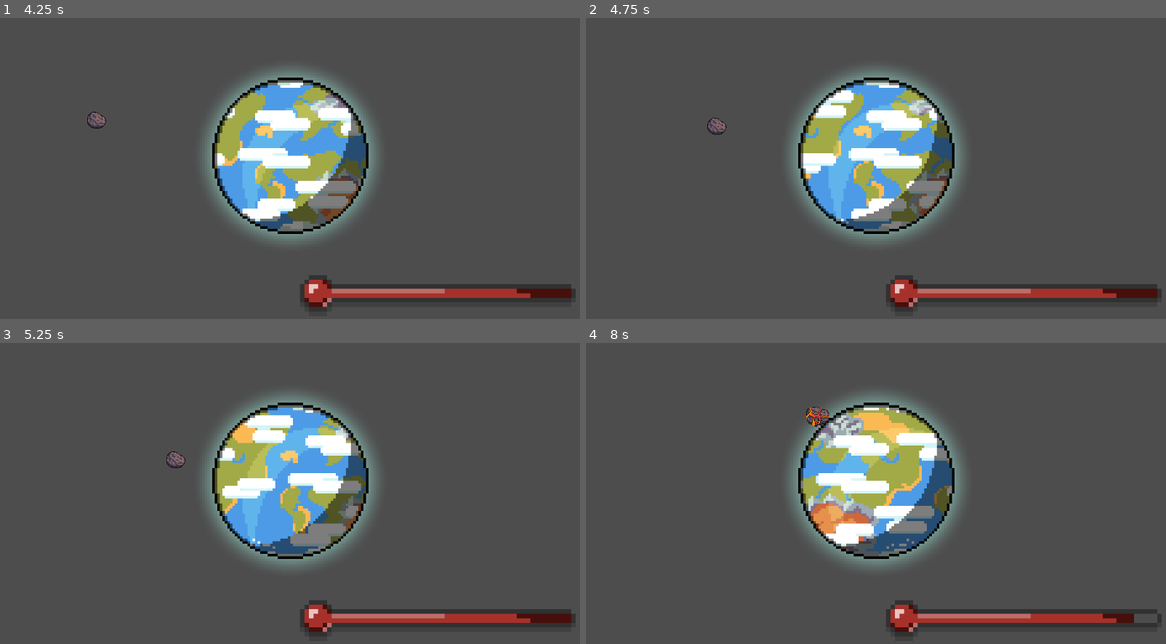
Above: before the commit, frames 1-4 (two rows, left to right).
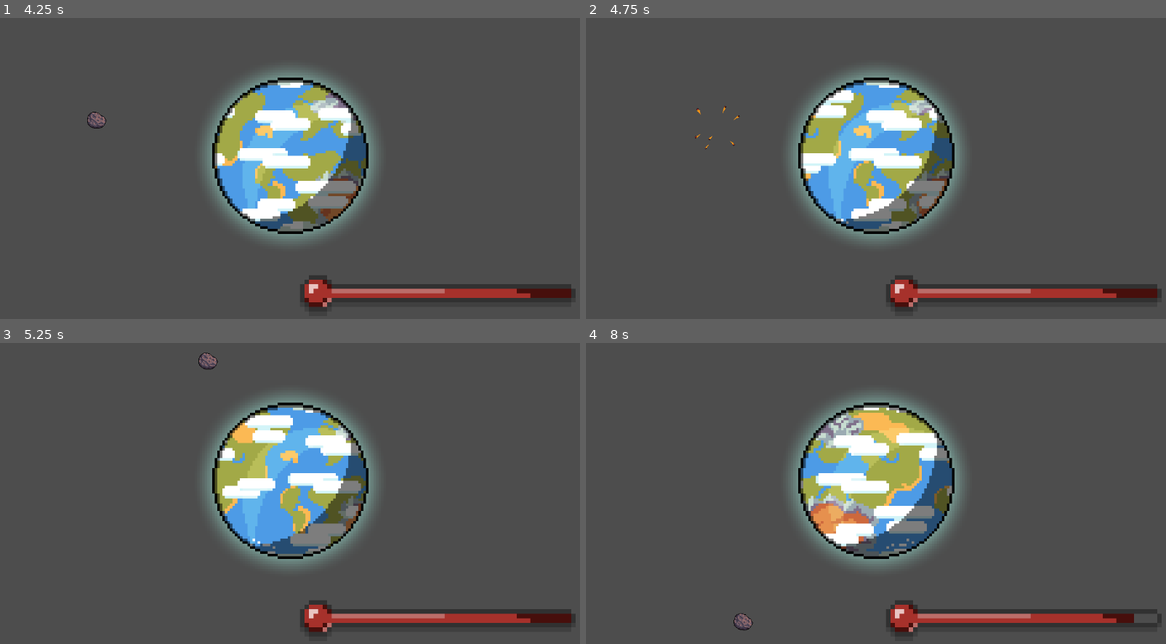
Above: after the commit, the same moments.

Repository: zax71/Asteroid-Deportation-Service
Game: Godot game, scene res://scenes/game.tscn
Same seed, same stepped clock (60 frames per second), same inputs: the game is played once before the commit and once after it.
Inputs (mouse positions are in pixels of both pictures, inside the frame that each line leads up to):
- Up to frame 1 (4.25 s): move the mouse to (417, 138) at 0.52 s; click (417, 138) at 0.6 s; move the mouse to (174, 171) at 1.27 s; click (174, 171) at 1.35 s; move the mouse to (348, 84) at 2.02 s; click (348, 84) at 2.1 s; move the mouse to (261, 219) at 2.77 s; click (261, 219) at 2.85 s; move the mouse to (464, 204) at 3.52 s; click (464, 204) at 3.6 s
- Up to frame 2 (4.75 s): move the mouse to (702, 108) at 4.27 s; click (702, 108) at 4.35 s
- Up to frame 3 (5.25 s): move the mouse to (319, 481) at 5.02 s; click (319, 481) at 5.1 s
- Up to frame 4 (8 s): move the mouse to (789, 400) at 5.77 s; click (789, 400) at 5.85 s; move the mouse to (1003, 463) at 6.52 s; click (1003, 463) at 6.6 s; move the mouse to (760, 496) at 7.27 s; click (760, 496) at 7.35 s

Frame 1 is identical in both runs. In frame 2, 0.1% of the frame differs, in the area x 18-27%, y 29-44%; in frame 3, 0.2%; in frame 4, 0.3%, in the area x 25-42%, y 21-96%.

Commit message:
You can click on the asteroids now

Diff:
--- a/project.godot
+++ b/project.godot
@@ -19,6 +19,14 @@
 
 import/blender/enabled=false
 
+[input]
+
+select={
+"deadzone": 0.5,
+"events": [Object(InputEventMouseButton,"resource_local_to_scene":false,"resource_name":"","device":-1,"window_id":0,"alt_pressed":false,"shift_pressed":false,"ctrl_pressed":false,"meta_pressed":false,"button_mask":0,"position":Vector2(0, 0),"global_position":Vector2(0, 0),"factor":1.0,"button_index":1,"canceled":false,"pressed":false,"double_click":false,"script":null)
+]
+}
+
 [physics]
 
 2d/default_gravity=0.0
--- a/scenes/asteroid.tscn
+++ b/scenes/asteroid.tscn
@@ -1,8 +1,10 @@
-[gd_scene load_steps=15 format=3 uid="uid://d3qxroghfi6rr"]
+[gd_scene load_steps=18 format=3 uid="uid://d3qxroghfi6rr"]
 
 [ext_resource type="Texture2D" uid="uid://bygcqlm1jpmfe" path="res://assets/Asteroids/PNGs/Asteroid 01 - Base.png" id="1_4d6vw"]
 [ext_resource type="Script" path="res://scripts/asteroid.gd" id="1_qjsu5"]
+[ext_resource type="Script" path="res://scripts/asteroid_CollisionShape2D.gd" id="2_14mv8"]
 [ext_resource type="Texture2D" uid="uid://dadiw3ytcls5c" path="res://assets/Asteroids/PNGs/Asteroid 01 - Explode.png" id="3_anct0"]
+[ext_resource type="Script" path="res://scenes/asteroid_Area2D.gd" id="5_o2xr7"]
 
 [sub_resource type="CircleShape2D" id="CircleShape2D_o1afn"]
 radius = 21.0
@@ -83,6 +85,9 @@
 "speed": 15.0
 }]
 
+[sub_resource type="CircleShape2D" id="CircleShape2D_xdf1b"]
+radius = 46.0
+
 [node name="Asteroid" type="RigidBody2D"]
 max_contacts_reported = 4
 contact_monitor = true
@@ -91,11 +96,20 @@
 [node name="CollisionShape2D" type="CollisionShape2D" parent="."]
 position = Vector2(-2, 2)
 shape = SubResource("CircleShape2D_o1afn")
+script = ExtResource("2_14mv8")
 
 [node name="AnimatedSprite2D" type="AnimatedSprite2D" parent="."]
 sprite_frames = SubResource("SpriteFrames_ru8n4")
 animation = &"Default"
 autoplay = "Default"
 
+[node name="Area2D" type="Area2D" parent="."]
+script = ExtResource("5_o2xr7")
+
+[node name="CollisionShape2D" type="CollisionShape2D" parent="Area2D"]
+shape = SubResource("CircleShape2D_xdf1b")
+
 [connection signal="body_entered" from="." to="." method="_on_body_entered"]
 [connection signal="ready" from="." to="." method="_on_ready"]
+[connection signal="mouse_entered" from="Area2D" to="Area2D" method="_on_mouse_entered"]
+[connection signal="mouse_exited" from="Area2D" to="Area2D" method="_on_mouse_exited"]
--- /dev/null
+++ b/scenes/asteroid_Area2D.gd
@@ -0,0 +1,17 @@
+extends Area2D
+
+var dead = false
+var mouse_on: bool = false
+func _on_mouse_entered():
+	print("Mouse entered")
+	mouse_on = true
+
+func _on_mouse_exited():
+	print("Mouse exited")
+	mouse_on = false
+
+func _process(delta):
+	if Input.is_action_just_pressed("select") and mouse_on and (not dead):
+		print("Killing")
+		dead = true
+		$"..".kill()
--- a/scenes/game.tscn
+++ b/scenes/game.tscn
@@ -68,3 +68,5 @@
 follow_viewport_enabled = false
 
 [connection signal="ready" from="GameManager" to="GameManager" method="_on_ready"]
+[connection signal="mouse_entered" from="Asteroid" to="Asteroid" method="_on_mouse_entered"]
+[connection signal="mouse_exited" from="Asteroid" to="Asteroid" method="_on_mouse_exited"]
--- a/scripts/asteroid.gd
+++ b/scripts/asteroid.gd
@@ -6,28 +6,33 @@
 @onready var game_manager = $"../GameManager"
 
 
-
 var rng = RandomNumberGenerator.new()
 func _ready():
 	rng.randomize()
 	self.set_position(random_pos())
 
+func kill():
+	# Play animation
+	sprite.play("Explode")
+	await sprite.animation_finished
+
+
+
+	# Duplicate and put in random position
+	var new_asteroid = self.duplicate()
+	get_parent().add_child(new_asteroid)
+	new_asteroid.set_position(random_pos())
+
+	# Delete this copy
+	self.queue_free()
+
 func _on_body_entered(body):
 	if body.name == "Earth":
-		# Play animation
-		sprite.play("Explode")
-		await sprite.animation_finished
-
 		# Remove earth health
 		game_manager.remove_health(10)
+		kill()
 
-		# Duplicate and put in random position
-		var new_asteroid = self.duplicate()
-		get_parent().add_child(new_asteroid)
-		new_asteroid.set_position(random_pos())
 
-		# Delete this copy
-		self.queue_free()
 
 
 func random_pos() -> Vector2:
--- /dev/null
+++ b/scripts/asteroid_CollisionShape2D.gd
@@ -0,0 +1 @@
+extends CollisionShape2D
--- a/scripts/game_manager.gd
+++ b/scripts/game_manager.gd
@@ -8,7 +8,6 @@
 func remove_health(remove_amount: int):
 	$"../HUD".set_health($"../HUD".get_health()-remove_amount)
 	earth_health = earth_health - remove_amount
-
 func increment_difficulty():
 
 	difficulty = difficulty + 1
